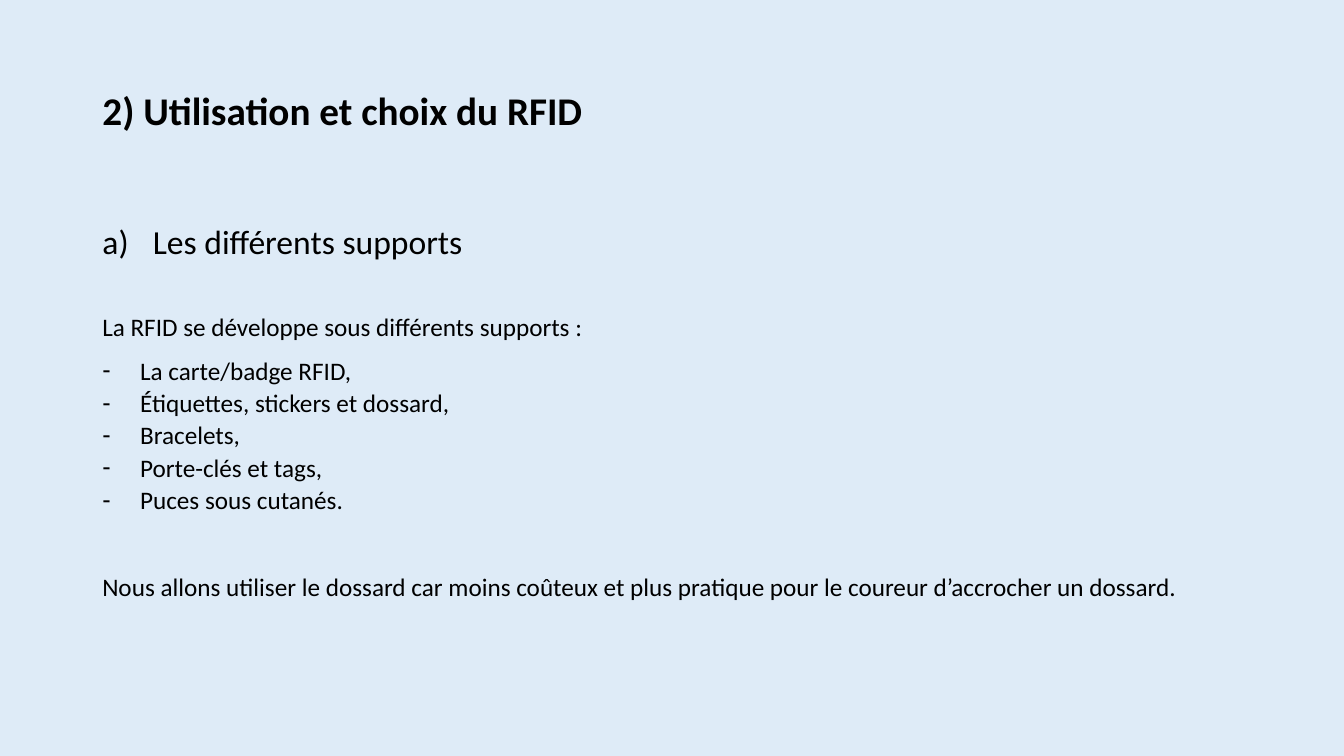
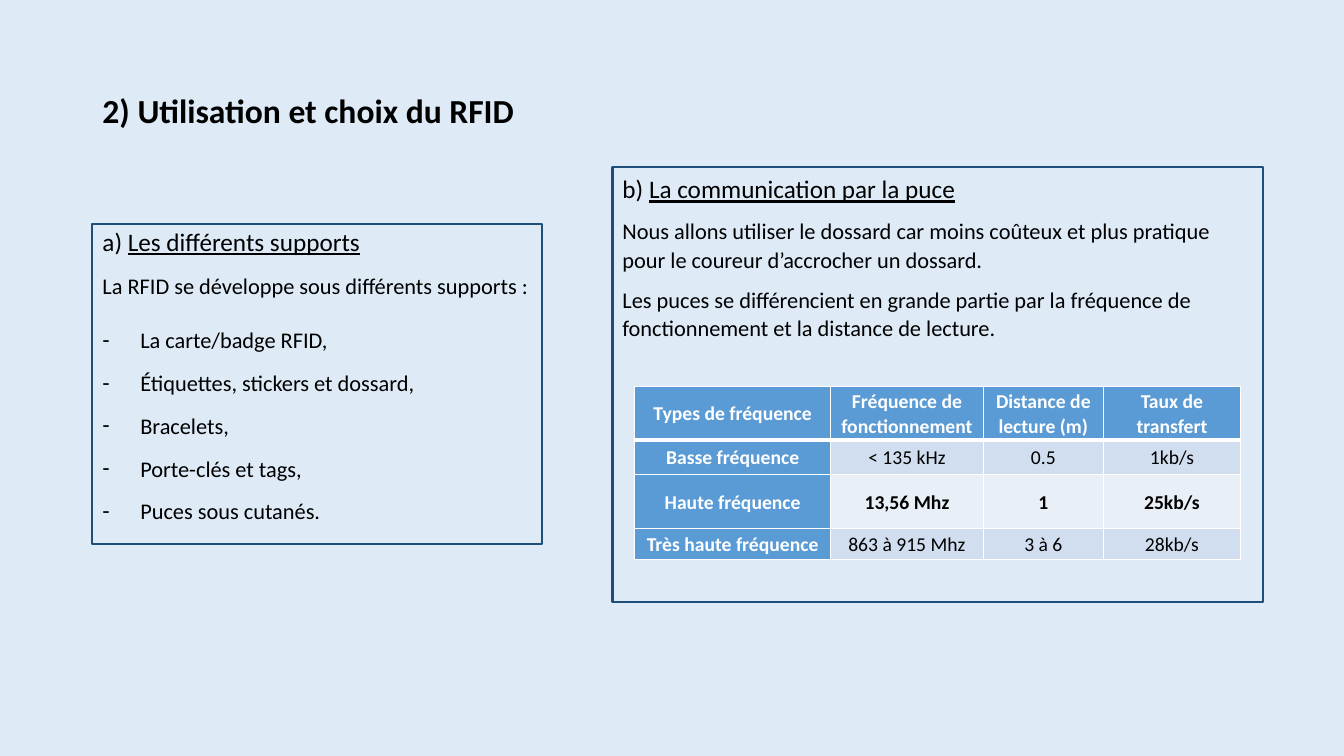
Before and after one commit to Maja2308/Projet_Cross, a slide deck: slide 16 of Diagrammes Communs/Presentation_Revue0.pptx (slide 17 before the commit). Drawn at 1344x756 pixels with LibreOffice and Linux fonts; fonts in the diff are those of the drawing. Boxes give left, top, right and bottom in pixels: in the first picture for what was removed or moved away, otherwise in the second. Text is boxed around its words. In the diff, an @@ line names an element or a change of style, - is before the commit and + after.

```diff
--- a/Diagrammes Communs/Presentation_Revue0.pptx
+++ b/Diagrammes Communs/Presentation_Revue0.pptx
@@ title "2) Utilisation et choix du ..." at (x1=102, y1=98, x2=513, y2=128): size 28 to 24 pt @@
@@ rectangle added at (x1=613, y1=166, x2=1263, y2=602), outline #1F4E79 1.5 pt, 16 pt, text #000000 @@
+b) La communication par la puce
+Nous allons utiliser le dossard car moins coûteux et plus pratique pour le coureur d’accrocher un dossard.
+Les puces se différencient en grande partie par la fréquence de fonctionnement et la distance de lecture.
@@ text added at (x1=93, y1=225, x2=542, y2=544), outline #1F4E79 1.5 pt, 16 pt, text #000000 @@
+a) Les différents supports
+La RFID se développe sous différents supports :
+– La carte/badge RFID,
+– Étiquettes, stickers et dossard,
+– Bracelets,
+– Porte-clés et tags,
+– Puces sous cutanés.
@@ text removed at (x1=153, y1=230, x2=463, y2=260) @@
-a) Les différents supports
@@ text removed at (x1=102, y1=318, x2=1175, y2=600) @@
-La RFID se développe sous différents supports :
-– La carte/badge RFID,
-– Étiquettes, stickers et dossard,
-– Bracelets,
-– Porte-clés et tags,
-– Puces sous cutanés.
-Nous allons utiliser le dossard car moins coûteux et plus pratique pour le coureur d’accrocher un dossard.
@@ table added at (x1=635, y1=387, x2=1241, y2=559), 4 rows, 4 columns @@
+Types de fréquence | Fréquence de fonctionnement | Distance de lecture (m) | Taux de transfert
+Basse fréquence | < 135 kHz | 0.5 | 1kb/s
+Haute fréquence | 13,56 Mhz | 1 | 25kb/s
+Très haute fréquence | 863 à 915 Mhz | 3 à 6 | 28kb/s
```
Also in this commit, not shown: 6 other slides changed, 2 slides removed.
